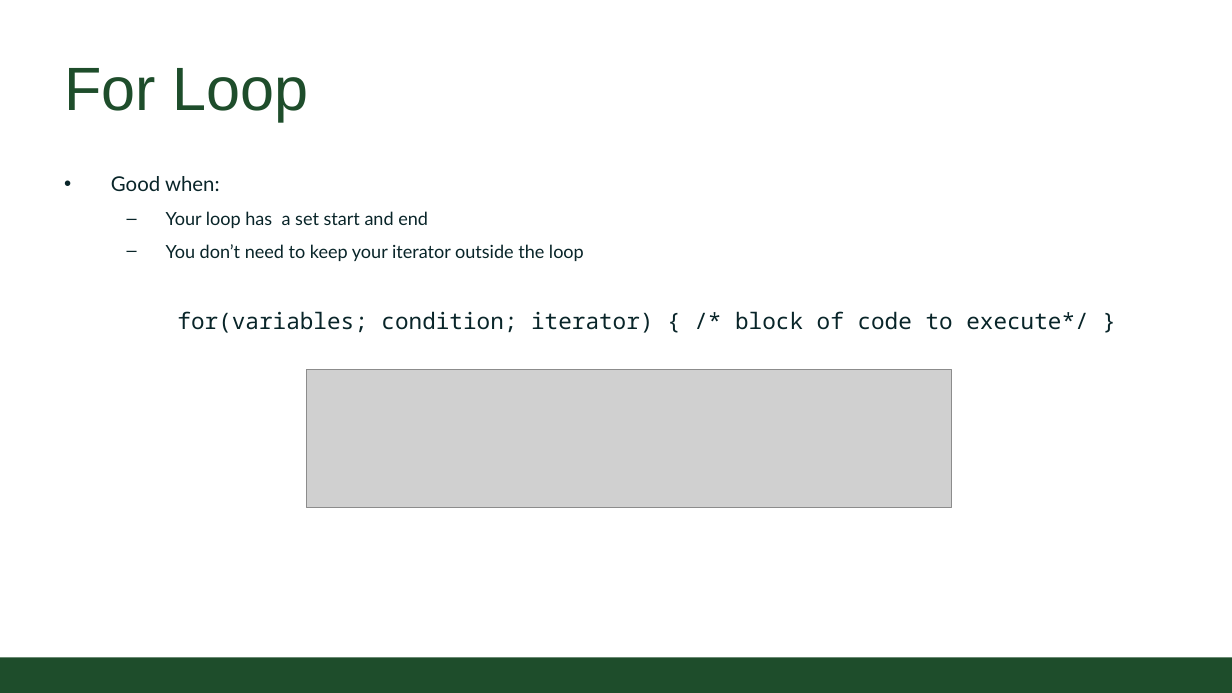
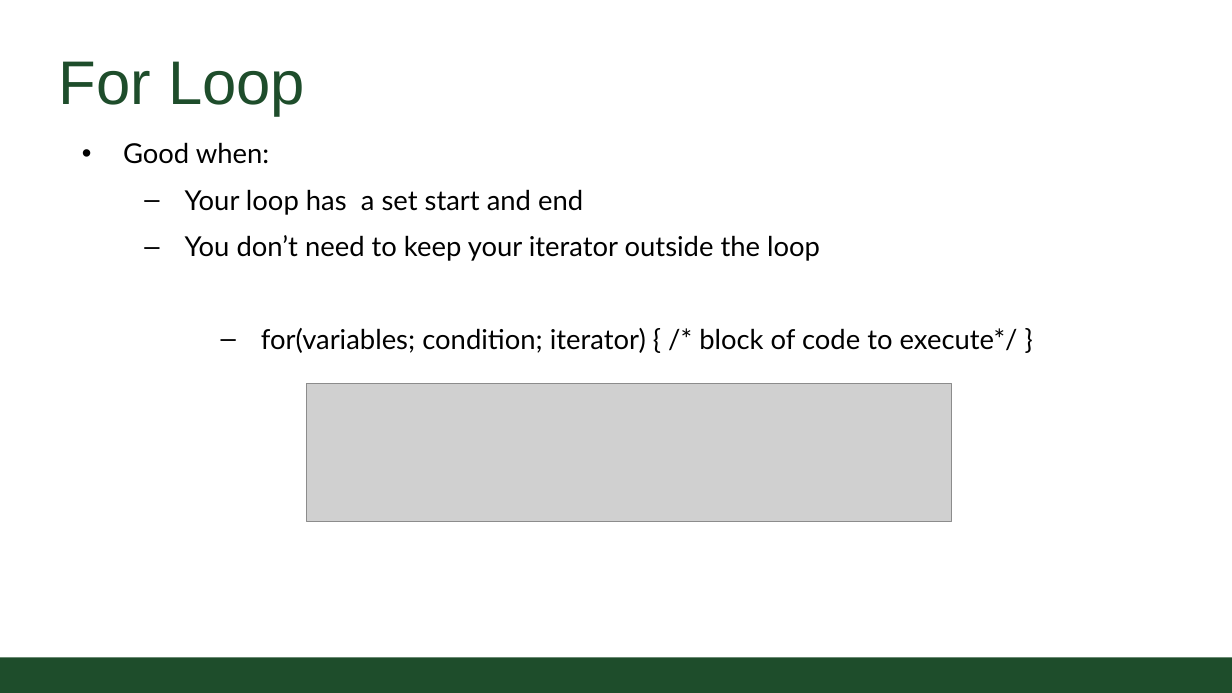
Before and after one commit to CSU-CompSci-CS163-4/Handouts, a slide deck: slide 9 of slides/On-Campus/03_02_Loops.pptx. Drawn at 1232x693 pixels with LibreOffice and Linux fonts; fonts in the diff are those of the drawing; grey boxes stand for pictures; background and template pictures are left out. Boxes give left, top, right and bottom in pixels: in the first picture for what was removed or moved away, otherwise in the second. Text is boxed around its words. In the diff, an @@ line names an element or a change of style, - is before the commit and + after.

```diff
--- a/slides/On-Campus/03_02_Loops.pptx
+++ b/slides/On-Campus/03_02_Loops.pptx
@@ title "For Loop" at (59, 61, 305, 115): size 54 to 54.4 pt @@
@@ text "Good when:": place and size @@
-text "Good when:" at (111, 176, 1088, 333)
+text "Good when:" at (123, 142, 1018, 353)
@@ text "Good when:" at (123, 142, 1018, 353): size 18 to 24.2 pt in "Good when:"; text colour #092529 to #000000; size 16 to 24.2 pt in "Your loop has a set start and ...", "You don’t need to keep your iterator ..."; size 20 to 24.2 pt, font Noto Sans Mono to Lato in "for(variables; condition; iterator) { /* block of ..."; indent changed; less space between paragraphs; bullet none to – @@
@@ picture: place and size @@
-picture at (307, 369, 952, 507)
+picture at (307, 383, 952, 521)
```
Also in this commit, not shown: 7 other slides changed.
